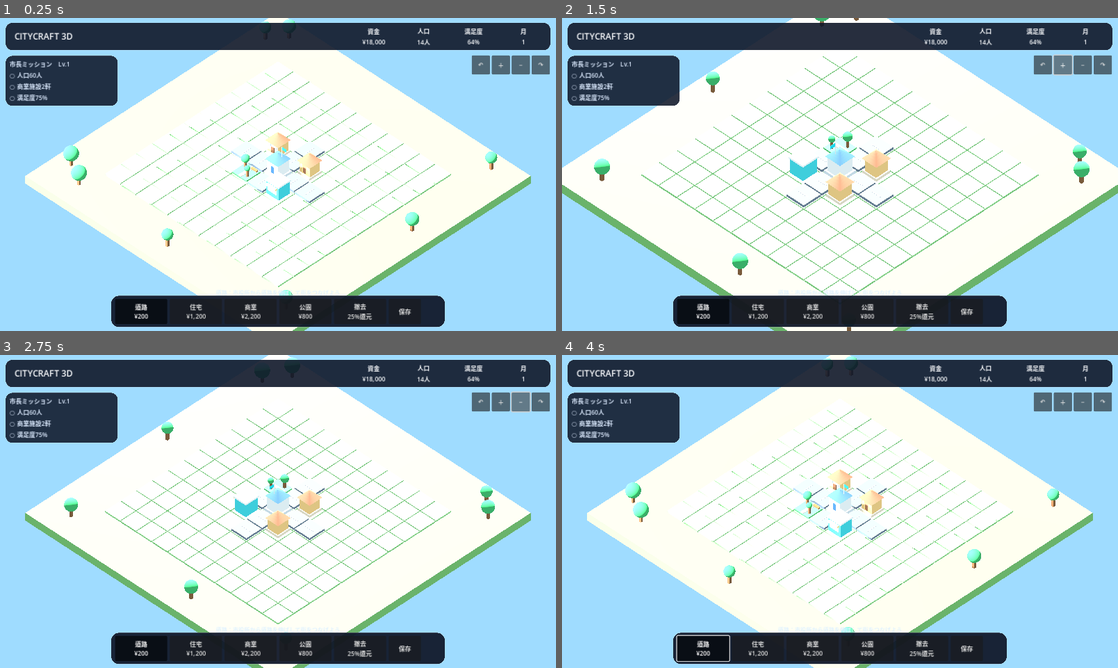
Above: before the commit, frames 1-4 (two rows, left to right).
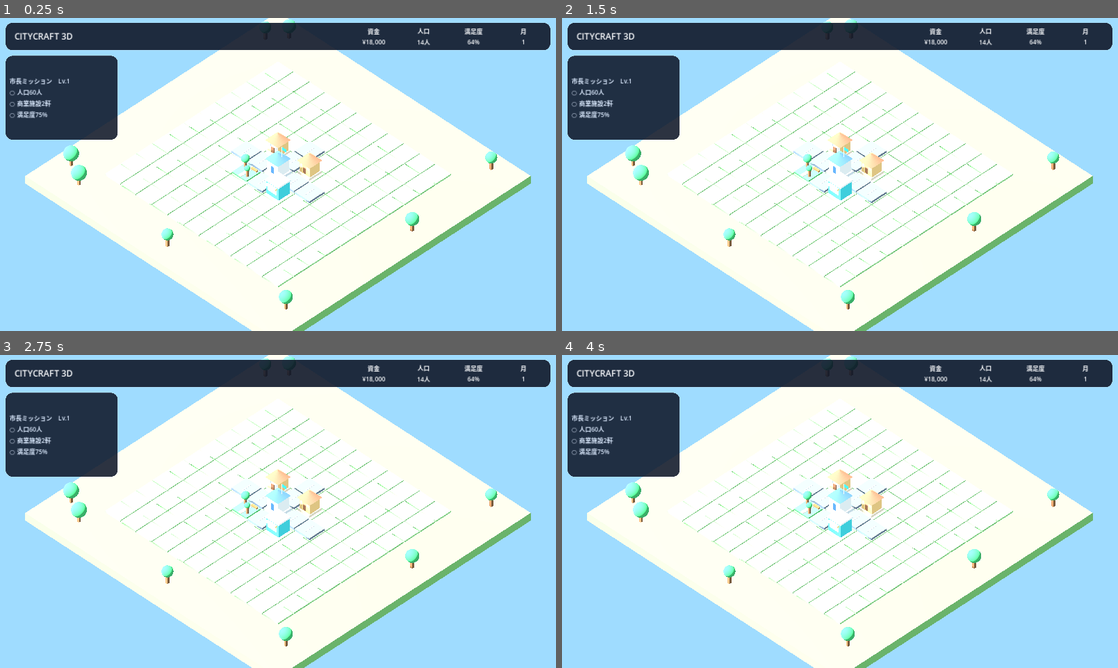
Above: after the commit, the same moments.

Repository: kobitworks/autoai_poc
Game: Godot game, scene res://main.tscn
Two runs of this game, one before a commit and one after it. Both use one fixed random seed, a clock stepped at 60 frames per second and the inputs below.
Inputs (mouse positions are in pixels of both pictures, inside the frame that each line leads up to):
- Up to frame 1 (0.25 s): no input
- Up to frame 2 (1.5 s): click (1040, 64) at 0.5 s, where only the run before the commit has a clickable "↶"; click (1062, 64) at 1.25 s, where only the run before the commit has a clickable "＋"
- Up to frame 3 (2.75 s): click (522, 401) at 2 s, where only the run before the commit has a clickable "−"
- Up to frame 4 (4 s): click (1101, 401) at 2.75 s, where only the run before the commit has a clickable "↷"; click (701, 649) at 3.5 s, where only the run before the commit has a clickable "道路 ¥200"

The runs differ from the first frame. In frame 1, 9.6% of the frame differs, in the area x 1-99%, y 12-99%; in frame 2, 27%, in the area x 0-100%, y 0-100%; in frame 3, 13%; in frame 4, 9.6%.

Commit message:
Improve CityCraft mobile portrait UI readability

Diff:
--- a/p021-game/sources/citycraft-3d-godot/main.gd
+++ b/p021-game/sources/citycraft-3d-godot/main.gd
@@ -33,6 +33,15 @@
 var toast_timer: Timer
 var simulation_timer: Timer
 var tool_buttons: Dictionary = {}
+var ui_theme: Theme
+var top_panel: PanelContainer
+var title_label: Label
+var mission_panel: PanelContainer
+var camera_panel: HBoxContainer
+var camera_buttons: Array[Button] = []
+var dock_panel: PanelContainer
+var dock_container: HBoxContainer
+var save_button: Button
 
 func _ready() -> void:
 	_build_world()
@@ -481,12 +490,12 @@
 	var layer := CanvasLayer.new()
 	add_child(layer)
 
-	var ui_theme := Theme.new()
+	ui_theme = Theme.new()
 	if ResourceLoader.exists("res://fonts/NotoSansJP.ttf"):
 		ui_theme.default_font = load("res://fonts/NotoSansJP.ttf") as Font
-	ui_theme.default_font_size = 14
-
-	var top_panel := PanelContainer.new()
+	ui_theme.default_font_size = 16
+
+	top_panel = PanelContainer.new()
 	top_panel.theme = ui_theme
 	top_panel.set_anchors_preset(Control.PRESET_TOP_WIDE)
 	top_panel.offset_left = 12
@@ -500,12 +509,12 @@
 	top.add_theme_constant_override("separation", 10)
 	top_panel.add_child(top)
 
-	var title := Label.new()
-	title.text = "  CITYCRAFT 3D"
-	title.add_theme_font_size_override("font_size", 20)
-	title.add_theme_color_override("font_color", Color("f8fafc"))
-	title.size_flags_horizontal = Control.SIZE_EXPAND_FILL
-	top.add_child(title)
+	title_label = Label.new()
+	title_label.text = "  CITYCRAFT 3D"
+	title_label.add_theme_font_size_override("font_size", 20)
+	title_label.add_theme_color_override("font_color", Color("f8fafc"))
+	title_label.size_flags_horizontal = Control.SIZE_EXPAND_FILL
+	top.add_child(title_label)
 
 	money_label = _stat_label()
 	population_label = _stat_label()
@@ -516,7 +525,7 @@
 	top.add_child(happiness_label)
 	top.add_child(month_label)
 
-	var mission_panel := PanelContainer.new()
+	mission_panel = PanelContainer.new()
 	mission_panel.theme = ui_theme
 	mission_panel.position = Vector2(12, 86)
 	mission_panel.size = Vector2(260, 108)
@@ -529,7 +538,7 @@
 	mission_label.add_theme_color_override("font_color", Color("dbeafe"))
 	mission_panel.add_child(mission_label)
 
-	var camera_panel := HBoxContainer.new()
+	camera_panel = HBoxContainer.new()
 	camera_panel.theme = ui_theme
 	camera_panel.set_anchors_preset(Control.PRESET_TOP_RIGHT)
 	camera_panel.position = Vector2(-194, 86)
@@ -546,6 +555,7 @@
 		b.custom_minimum_size = Vector2(42, 42)
 		b.pressed.connect(spec[1])
 		camera_panel.add_child(b)
+		camera_buttons.append(b)
 
 	help_label = Label.new()
 	help_label.theme = ui_theme
@@ -558,7 +568,7 @@
 	help_label.add_theme_font_size_override("font_size", 13)
 	layer.add_child(help_label)
 
-	var dock_panel := PanelContainer.new()
+	dock_panel = PanelContainer.new()
 	dock_panel.theme = ui_theme
 	dock_panel.set_anchors_preset(Control.PRESET_CENTER_BOTTOM)
 	dock_panel.position = Vector2(-385, -82)
@@ -566,9 +576,9 @@
 	dock_panel.add_theme_stylebox_override("panel", _panel_style(Color(0.06, 0.09, 0.16, 0.94), 18))
 	layer.add_child(dock_panel)
 
-	var dock := HBoxContainer.new()
-	dock.add_theme_constant_override("separation", 6)
-	dock_panel.add_child(dock)
+	dock_container = HBoxContainer.new()
+	dock_container.add_theme_constant_override("separation", 6)
+	dock_panel.add_child(dock_container)
 
 	var tools := [
 		["road", "道路\n¥200"],
@@ -583,14 +593,14 @@
 		button.custom_minimum_size = Vector2(120, 58)
 		button.toggle_mode = true
 		button.pressed.connect(_set_tool.bind(spec[0]))
-		dock.add_child(button)
+		dock_container.add_child(button)
 		tool_buttons[spec[0]] = button
 
-	var save_button := Button.new()
+	save_button = Button.new()
 	save_button.text = "保存"
 	save_button.custom_minimum_size = Vector2(74, 58)
 	save_button.pressed.connect(func(): _save_game(true))
-	dock.add_child(save_button)
+	dock_container.add_child(save_button)
 
 	toast_label = Label.new()
 	toast_label.theme = ui_theme
@@ -604,6 +614,7 @@
 	toast_label.visible = false
 	layer.add_child(toast_label)
 
+	_apply_ui_layout()
 	_set_tool(selected_tool)
 
 
@@ -636,6 +647,86 @@
 	return style
 
 
+func _apply_ui_layout() -> void:
+	if ui_theme == null or top_panel == null:
+		return
+
+	var viewport_size: Vector2 = get_viewport().get_visible_rect().size
+	if viewport_size.x <= 0.0 or viewport_size.y <= 0.0:
+		return
+
+	# Portrait Web builds keep the 1280px logical width and expand vertically,
+	# so aspect ratio is the reliable signal for phone portrait layout.
+	var portrait: bool = viewport_size.y > viewport_size.x * 1.20
+	var base_font_size: int = 26 if portrait else 16
+	var title_font_size: int = 30 if portrait else 20
+	var stat_font_size: int = 24 if portrait else 14
+	var mission_font_size: int = 22 if portrait else 14
+	var help_font_size: int = 20 if portrait else 13
+	var toast_font_size: int = 22 if portrait else 14
+
+	ui_theme.default_font_size = base_font_size
+	title_label.add_theme_font_size_override("font_size", title_font_size)
+	for label in [money_label, population_label, happiness_label, month_label]:
+		label.add_theme_font_size_override("font_size", stat_font_size)
+	mission_label.add_theme_font_size_override("font_size", mission_font_size)
+	help_label.add_theme_font_size_override("font_size", help_font_size)
+	toast_label.add_theme_font_size_override("font_size", toast_font_size)
+
+	if portrait:
+		top_panel.offset_left = 10
+		top_panel.offset_top = 10
+		top_panel.offset_right = -10
+		top_panel.offset_bottom = 102
+
+		mission_panel.position = Vector2(10, 114)
+		mission_panel.size = Vector2(330, 150)
+
+		camera_panel.position = Vector2(-246, 114)
+		camera_panel.size = Vector2(236, 58)
+		for button in camera_buttons:
+			button.custom_minimum_size = Vector2(54, 54)
+
+		help_label.position = Vector2(-320, -162)
+		help_label.size = Vector2(640, 54)
+
+		dock_panel.position = Vector2(-380, -112)
+		dock_panel.size = Vector2(760, 102)
+		for key in tool_buttons.keys():
+			var tool_button: Button = tool_buttons[key]
+			tool_button.custom_minimum_size = Vector2(112, 84)
+		save_button.custom_minimum_size = Vector2(112, 84)
+
+		toast_label.position = Vector2(-260, 116)
+		toast_label.size = Vector2(520, 58)
+	else:
+		top_panel.offset_left = 12
+		top_panel.offset_top = 10
+		top_panel.offset_right = -12
+		top_panel.offset_bottom = 74
+
+		mission_panel.position = Vector2(12, 86)
+		mission_panel.size = Vector2(260, 108)
+
+		camera_panel.position = Vector2(-194, 86)
+		camera_panel.size = Vector2(182, 44)
+		for button in camera_buttons:
+			button.custom_minimum_size = Vector2(42, 42)
+
+		help_label.position = Vector2(-270, -108)
+		help_label.size = Vector2(540, 40)
+
+		dock_panel.position = Vector2(-385, -82)
+		dock_panel.size = Vector2(770, 72)
+		for key in tool_buttons.keys():
+			var tool_button: Button = tool_buttons[key]
+			tool_button.custom_minimum_size = Vector2(120, 58)
+		save_button.custom_minimum_size = Vector2(74, 58)
+
+		toast_label.position = Vector2(-190, 84)
+		toast_label.size = Vector2(380, 44)
+
+
 func _set_tool(tool: String) -> void:
 	selected_tool = tool
 	for key in tool_buttons.keys():
@@ -725,6 +816,7 @@
 
 func _on_viewport_resized() -> void:
 	_update_camera()
+	_apply_ui_layout()
 
 
 func _unhandled_input(event: InputEvent) -> void:
